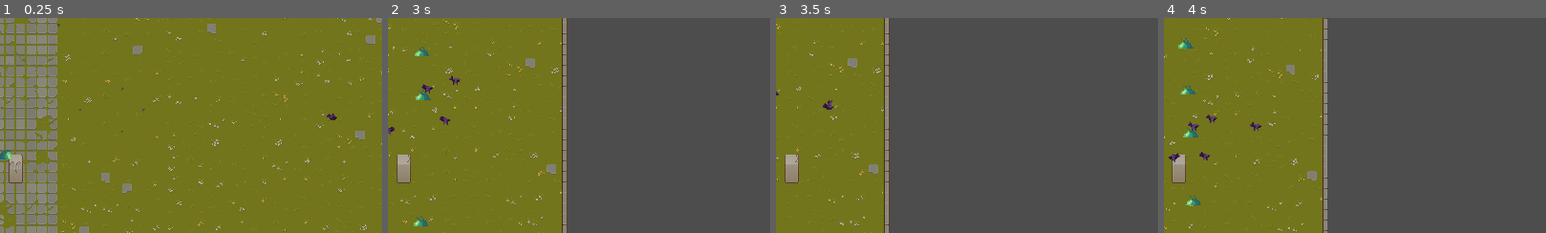
Above: before the commit, frames 1-4 (left to right).
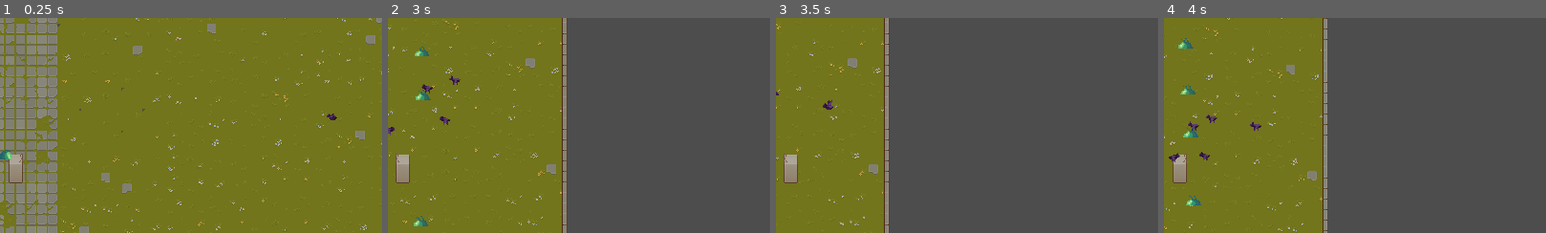
Above: after the commit, the same moments.

Repository: reyhanfarabi/project-survive
Game: Godot game, scene res://scenes/game.tscn
Same seed, same stepped clock (60 frames per second), same inputs: the game is played once before the commit and once after it. The project has no main scene, so this scene is started directly.
Inputs (mouse positions are % of the whole screen's width and height, from its top left):
- Up to frame 1 (0.25 s): no input
- Up to frame 2 (3 s): move the mouse to (72, 45) at 0.52 s; hold D (right) 0.53-1.28 s; tap W (top) every 0.75 s from 0.6 to 2.85 s; move the mouse to (30, 55) at 1.27 s; hold S (down) 1.28-2.03 s; move the mouse to (60, 28) at 2.02 s; hold D (right) from 2.03 s (still down); move the mouse to (45, 70) at 2.77 s
- Up to frame 3 (3.5 s): keep holding D (right)
- Up to frame 4 (4 s): move the mouse to (80, 65) at 3.52 s; release D (right) at 3.53 s; hold A (left) from 3.53 s (still down); tap W (top) at 3.6 s
The pictures show only the part of the screen within x 48-98%, y 14-64%; the shares and areas given below are measured in that part.

The runs differ from the first frame. In frame 1, less than 0.1% of the frame differs, in the area x 2-6%, y 63-72%; in frame 2, 0.1%, in the area x 2-6%, y 63-77%; in frame 3, 0.1%; in frame 4, 0.1%.

Commit message:
add and implement look at system to player

Diff:
--- a/scripts/player.gd
+++ b/scripts/player.gd
@@ -23,7 +23,7 @@
 func _physics_process(_delta):
 	var input = Input.get_vector("left", "right", "top", "down")
 	_handle_movement(input)
-	_handle_facing(input)
+	_handle_facing(_get_mouse_lookat_vector())
 	_handle_attack()
 	_handle_destory()
 	_collect_drops()
@@ -35,12 +35,6 @@
 
 
 func _handle_facing(input):
-	# handle vertical facing
-	if input.y > 0:
-		$Sprite2D.frame = 0
-	elif input.y < 0:
-		$Sprite2D.frame = 1
-
 	# handle horizontal facing
 	if input.x > 0:
 		$Sprite2D.frame = 2
@@ -85,6 +79,12 @@
 			)
 
 
+func _get_mouse_lookat_vector():
+	var center_viewport_position = get_viewport_rect().size / 2
+	var mouse_position = get_viewport().get_mouse_position()
+	return (mouse_position - center_viewport_position).normalized()
+
+
 func deal_damage(damage_amount: int):
 	$Sprite2D.material.set_shader_parameter("is_damage_taken", true)
 	_resource.health -= damage_amount
